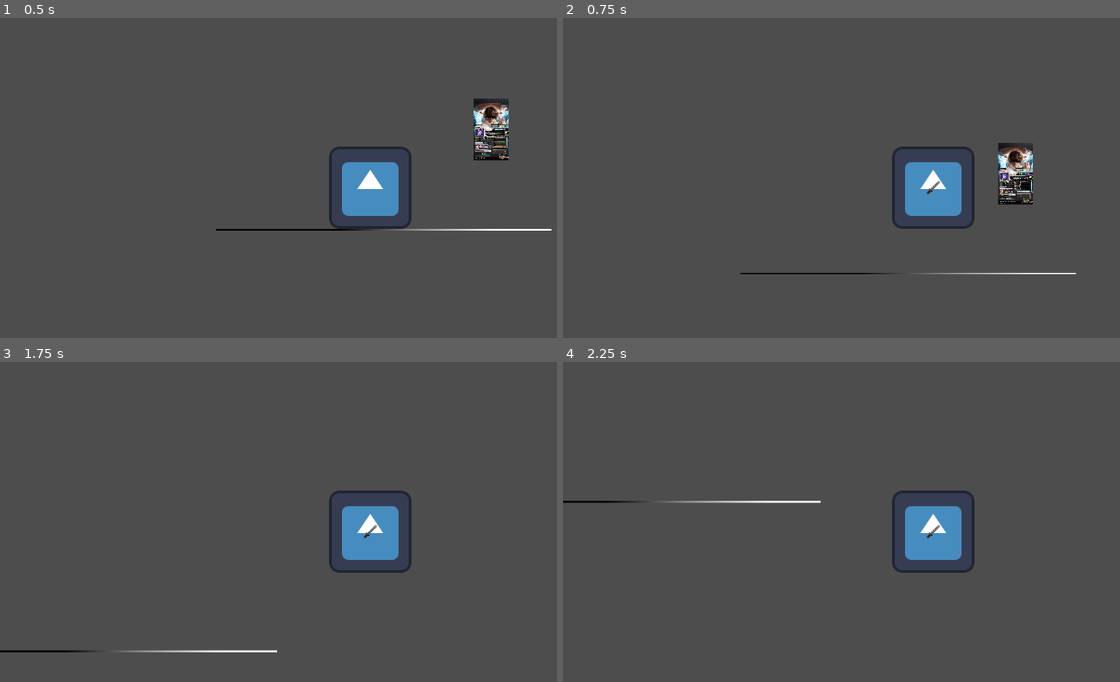
Above: before the commit, frames 1-4 (two rows, left to right).
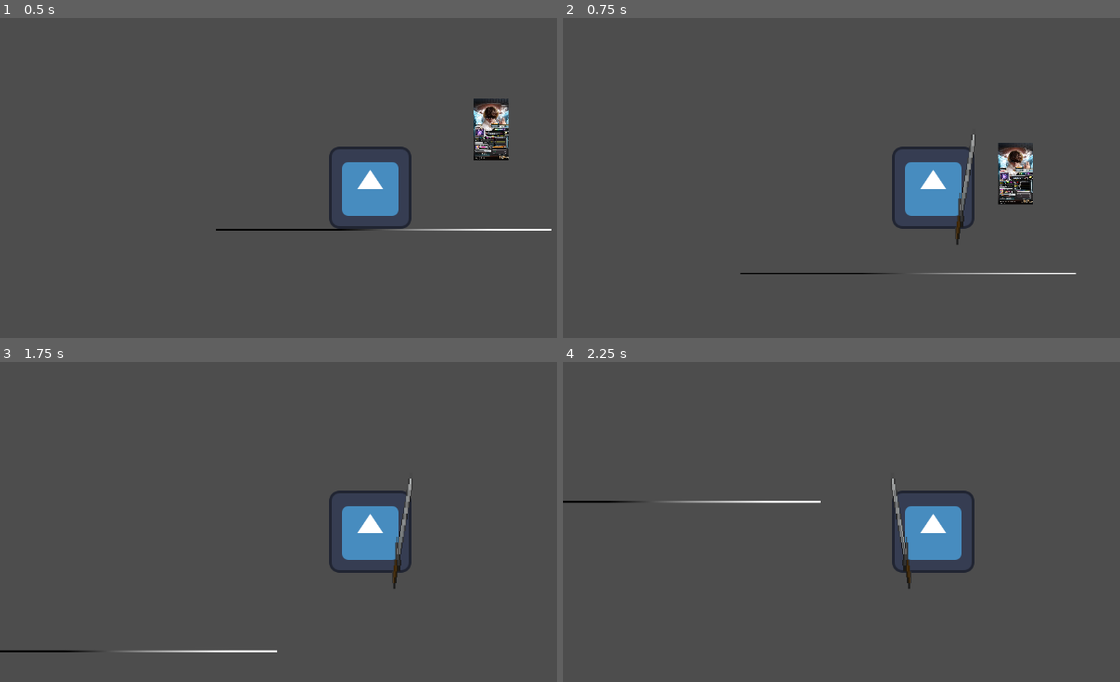
Above: after the commit, the same moments.

Repository: HimeWoo/untitled-paint-game
Game: Godot game, scene res://scenes/item_test.tscn
The game is run twice, just before and just after one commit, with the same random seed, the same clock (stepped at 60 frames per second) and the same inputs. The engine's default icon, where the game draws it, is replaced by a stand-in: a white triangle on a blue panel in a dark square.
Inputs:
- Up to frame 1 (0.5 s): no input
- Up to frame 2 (0.75 s): tap Enter (ui_accept) at 0.5 s; hold Right (ui_right) from 0.53 s (still down); tap J (melee_attack) at 0.6 s
- Up to frame 3 (1.75 s): keep holding Right (ui_right); tap Space (jump) at 0.77, 1.52 s; tap Enter (ui_accept) at 1.25 s; tap Shift (dash) at 1.35 s; tap J (melee_attack) at 1.55 s
- Up to frame 4 (2.25 s): release Right (ui_right) at 2.03 s; hold Left (ui_left) from 2.03 s (still down); tap J (melee_attack) at 2.1 s

Frame 1 is identical in both runs. In frame 2, 0.3% of the frame differs, in the area x 65-75%, y 36-71%; in frame 3, 0.3%; in frame 4, 0.3%.

Commit message:
fix: directional melee attacks

Diff:
--- a/untitled-paint-game/scenes/MeleeAttack.tscn
+++ b/untitled-paint-game/scenes/MeleeAttack.tscn
@@ -6,9 +6,11 @@
 [sub_resource type="RectangleShape2D" id="RectangleShape2D_om11h"]
 
 [node name="MeleeAttack" type="Area2D"]
+scale = Vector2(21.663681, 8.604274)
 script = ExtResource("1_xyme3")
 
 [node name="CollisionShape2D" type="CollisionShape2D" parent="."]
+scale = Vector2(1.581332, 1.0675112)
 shape = SubResource("RectangleShape2D_om11h")
 
 [node name="Sprite2D" type="Sprite2D" parent="CollisionShape2D"]
--- a/untitled-paint-game/scripts/melee_attack.gd
+++ b/untitled-paint-game/scripts/melee_attack.gd
@@ -1,55 +1,45 @@
 class_name MeleeAttack
-extends Area2D  # CHANGED: Must be Area2D, not Node2D
+extends Area2D
 
 @export var damage: int = 10
-# Default knockback (Kick them up and away)
 @export var knockback_force: Vector2 = Vector2(300, -200)
 @export var active_time: float = 0.2
 
 var owner_body: Node2D
-var hit_objects: Array = [] # Track who we already hit this swing
+var hit_objects: Array = []
 
 func _ready() -> void:
-	# Ensure we don't hurt ourselves or start active before told to
 	monitoring = false
 	visible = false
 
-	# Connect signals safely
+
 	body_entered.connect(_on_body_entered)
 	area_entered.connect(_on_area_entered)
 
 func start_attack(attacker: Node2D, facing_dir: int) -> void:
 	owner_body = attacker
-	hit_objects.clear() # Reset hit list for new swing
+	hit_objects.clear()
 
-	# 1. Visuals and Position
-	scale.x = facing_dir # Flips the collision shape left/right
+	scale.x = facing_dir
 	visible = true
-
-	# 2. Enable Collision
 	monitoring = true
-
-	# 3. Start Timer (Code-only approach, no node needed)
 	await get_tree().create_timer(active_time).timeout
-
-	# 4. Cleanup
 	queue_free()
 
 func _hit(target: Node) -> void:
-	# 1. Don't hit the user
+
 	if target == owner_body:
 		return
 
-	# 2. Don't hit the same enemy twice in one swing
+
 	if target in hit_objects:
 		return
 
-	# Add to list so we don't hit them again this swing
+
 	hit_objects.append(target)
 
 	if target.has_method("apply_damage"):
-		# Calculate knockback direction based on the sword's scale
-		# If scale.x is -1 (left), x force becomes negative
+
 		var final_knockback = knockback_force
 		final_knockback.x *= scale.x
 
--- a/untitled-paint-game/scripts/player.gd
+++ b/untitled-paint-game/scripts/player.gd
@@ -19,6 +19,8 @@
 var can_attack = true
 var inventory: Inventory = Inventory.new()
 var last_paint_color = null
+
+var facing_dir := 1
 
 @export var attack_scene: PackedScene = preload("res://scenes/MeleeAttack.tscn")
 
@@ -43,16 +45,17 @@
 		var key_event := event as InputEventKey
 		var num := key_event.keycode - KEY_1
 
-		# Keys 1-9 passed to inventory
-		# The inventory.select_index() method handles the bounds check!
+
 		if num >= 0:
 			inventory.select_index(num)
 
 func _physics_process(delta: float) -> void:
-	# --- FIXED THIS SECTION ---
-	# OLD: var current_paint_color = PaintColor.Colors.find_key(inventory._contents.get(0))
+	var facing_left := Input.is_action_pressed("ui_left") or Input.is_key_pressed(KEY_A)
+	var facing_right := Input.is_action_pressed("ui_right") or Input.is_key_pressed(KEY_D)
+	var dir := int(facing_right) - int(facing_left)
+	if dir != 0:
+		facing_dir = dir
 
-	# NEW: Get the ACTUAL selected color or null
 	var selected_item = inventory.current_color()
 
 	# Check if we actually have a color selected (not null)
@@ -64,7 +67,6 @@
 			last_paint_color = current_paint_color
 	# --------------------------
 
-	# ... (Rest of your movement code remains exactly the same) ...
 	if not is_on_floor() and not is_dashing:
 		velocity += get_gravity() * delta
 	elif is_on_floor():
@@ -117,22 +119,20 @@
 	is_dashing = false
 
 func perform_slash() -> void:
+	if not can_attack:
+		return
+
 	is_attacking = true
 	can_attack = false
 
-	# Instantiate the attack scene
 	var attack_instance = attack_scene.instantiate()
 
-	# Add it as a child of the player (so it moves with you)
-	# OR add it to the main scene (get_parent().add_child) if you want the slash
-	# to stay in place while you move away.
+	attack_instance.position = Vector2(50 * facing_dir, 0)
+
 	add_child(attack_instance)
 
-	# Initialize it
-	# 'facing_direction' should be 1 or -1 from your movement logic
-	attack_instance.start_attack(self, 1)
+	attack_instance.start_attack(self, facing_dir)
 
-	# Wait for cooldown
 	await get_tree().create_timer(ATTACK_COOLDOWN).timeout
 	is_attacking = false
 	can_attack = true
